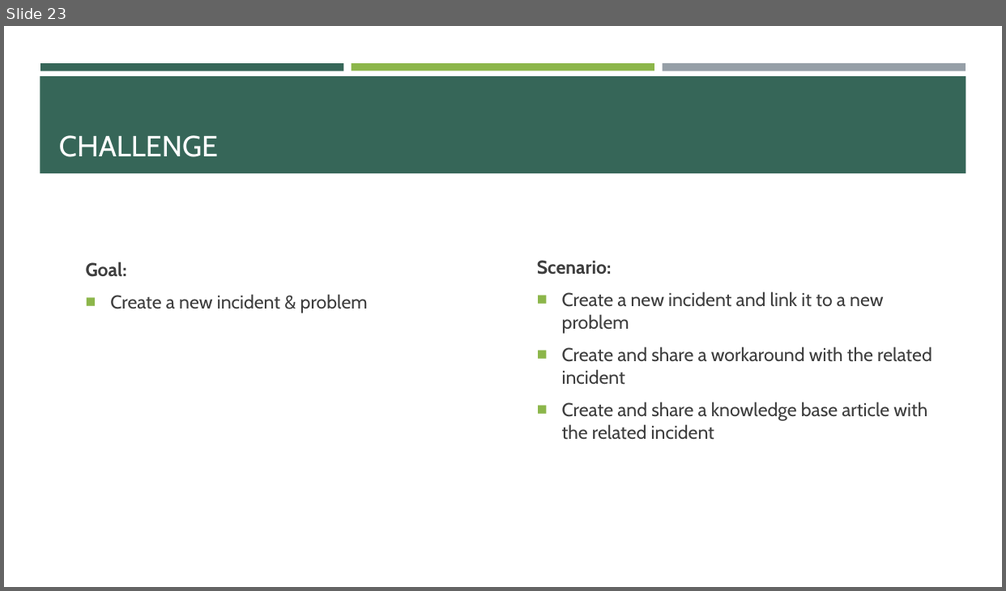
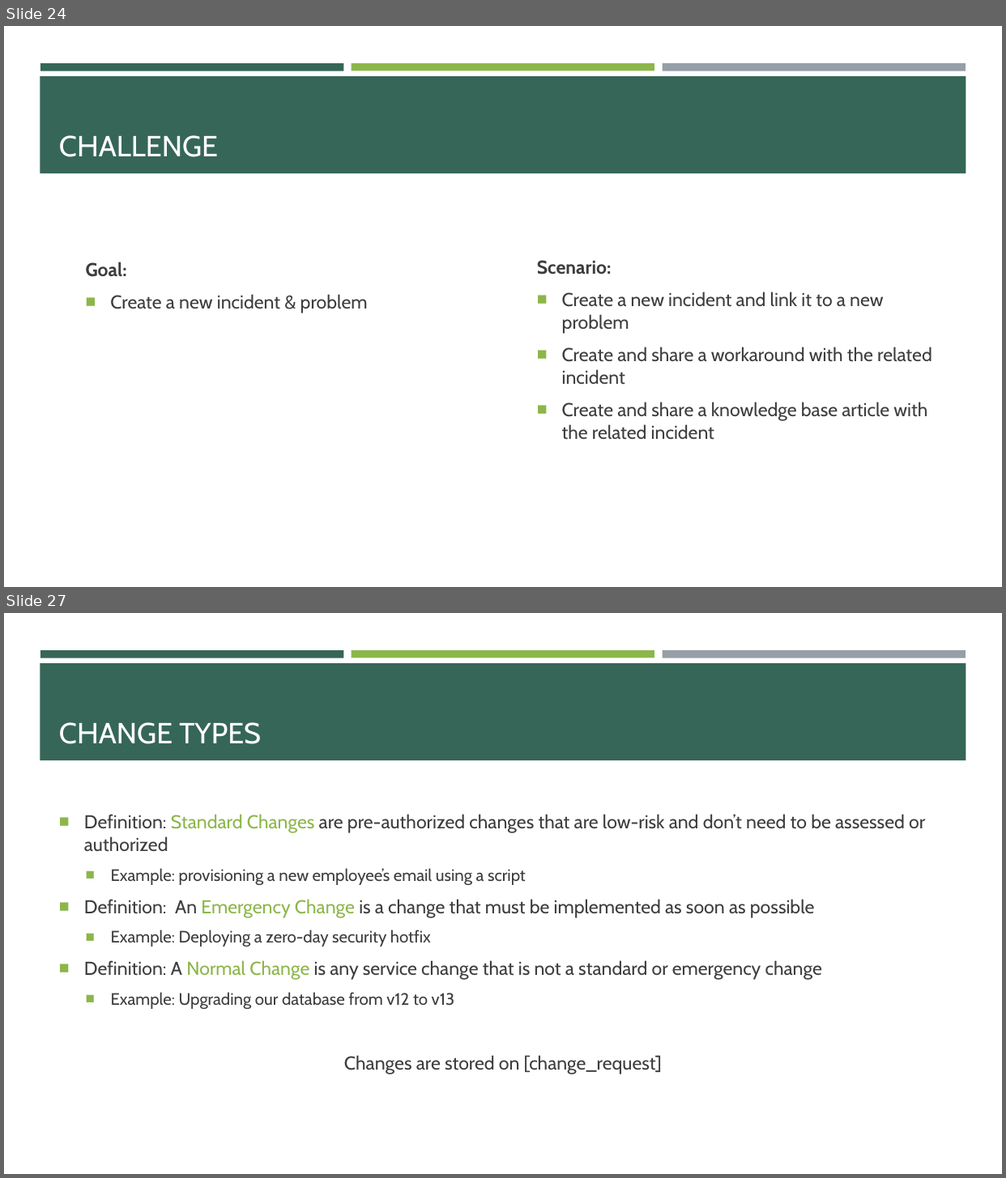
Before and after one commit to e-m-wilson/SNOW, a slide deck: Week_3/Incident_Problem_Management.pptx. Shown one above the other, each under a label of ours: slide 23 before the commit, slides 24 and 27 after it; the slides between them are not shown. The pictures are 1006x591 and 1006x1178 pixels, drawn with LibreOffice and Linux fonts; fonts in the diff are those of the drawing. Boxes give left, top, right and bottom in pixels: in the first picture for what was removed or moved away, otherwise in the second. Text is boxed around its words. In the diff, an @@ line names an element or a change of style, - is before the commit and + after.

```diff
--- a/Week_3/Incident_Problem_Management.pptx
+++ b/Week_3/Incident_Problem_Management.pptx
@@ slide 27 added at (4, 613, 1002, 1174), background #FFFFFF; not listed: 4 template elements that a slide beside it also shows @@
@@ title added at (59, 722, 261, 744), 28 pt, text #FFFFFF @@
+CHANGE TYPES
@@ text added at (84, 814, 925, 1075), 18 pt, text #3D3D3D @@
+■ Definition: Standard Changes are pre-authorized changes that are low-risk and don’t need to be assessed or authorized
+  ■ Example: provisioning a new employee’s email using a script
+■ Definition: An Emergency Change is a change that must be implemented as soon as possible
+  ■ Example: Deploying a zero-day security hotfix
+■ Definition: A Normal Change is any service change that is not a standard or emergency change
+  ■ Example: Upgrading our database from v12 to v13
+Changes are stored on [change_request]
@@ what was slide 23 is now slide 24 @@
```
Also in this commit, not shown: 1 slide changed, 21 other slides added.
